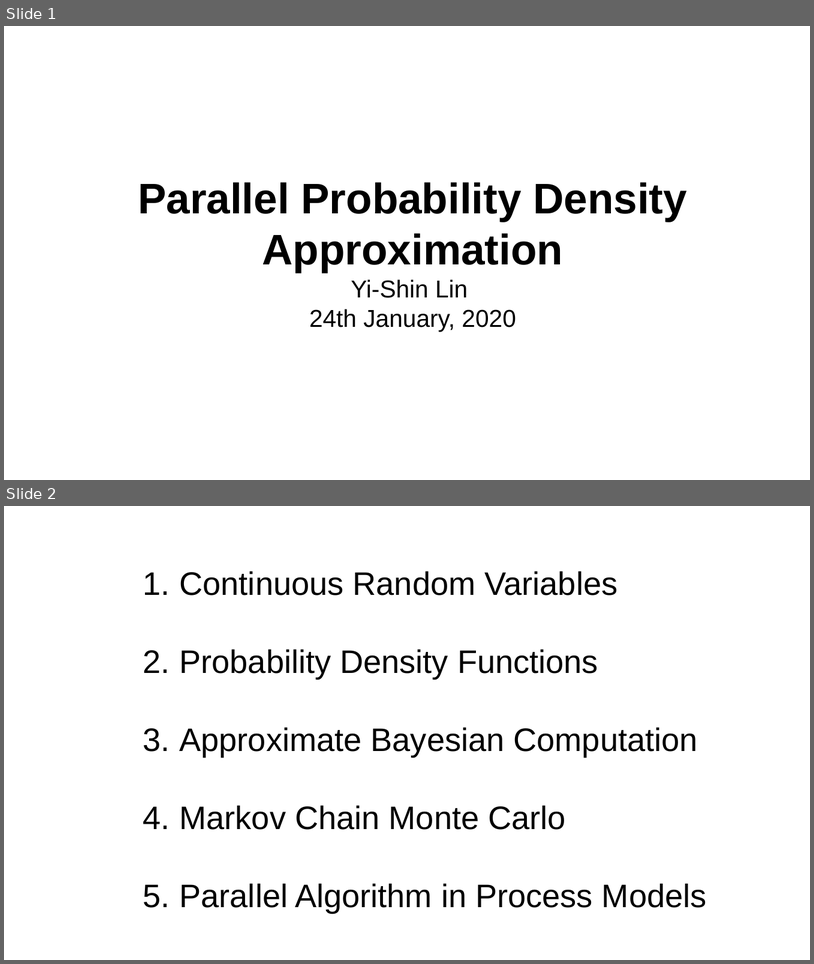
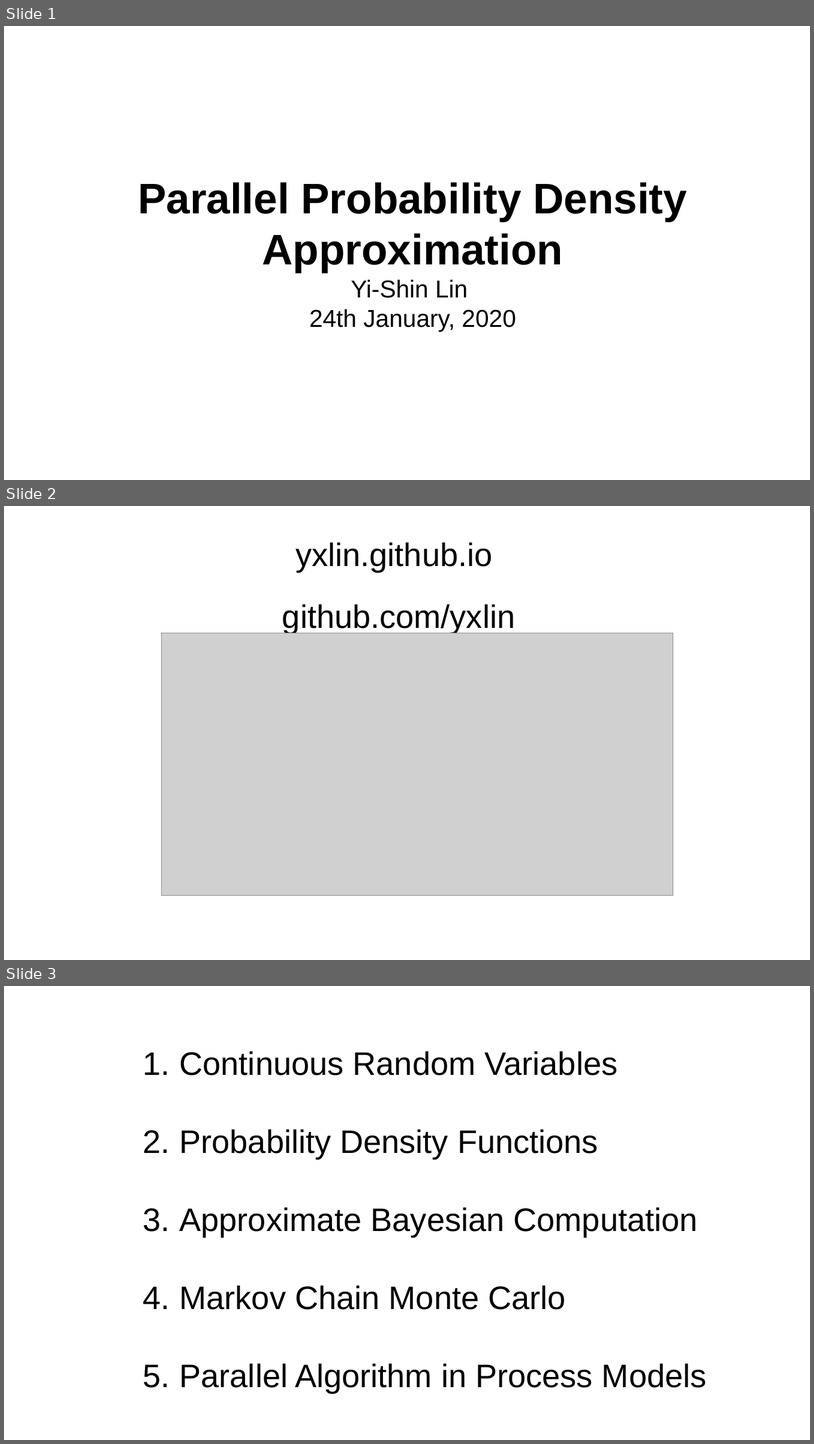
Before and after one commit to yxlin/Leeds, a slide deck: docs/ABC.odp. Shown one above the other, each under a label of ours: slides 1 and 2 before the commit, slides 1, 2 and 3 after it. The pictures are 814x964 and 814x1444 pixels, drawn with LibreOffice and Linux fonts; fonts in the diff are those of the drawing; grey boxes stand for pictures. Boxes give left, top, right and bottom in pixels: in the first picture for what was removed or moved away, otherwise in the second. Text is boxed around its words. In the diff, an @@ line names an element or a change of style, - is before the commit and + after.

```diff
--- a/docs/ABC.odp
+++ b/docs/ABC.odp
@@ slide 2 added at (4, 506, 810, 960), background #FFFFFF @@
@@ subtitle added at (282, 542, 515, 634), 32 pt, text #000000 @@
+yxlin.github.io
+github.com/yxlin
@@ picture added at (161, 633, 674, 895) @@
@@ what was slide 2 is now slide 3 @@
```
Also in this commit, not shown: 4 slides changed, 1 other slide added, 1 slide removed.
